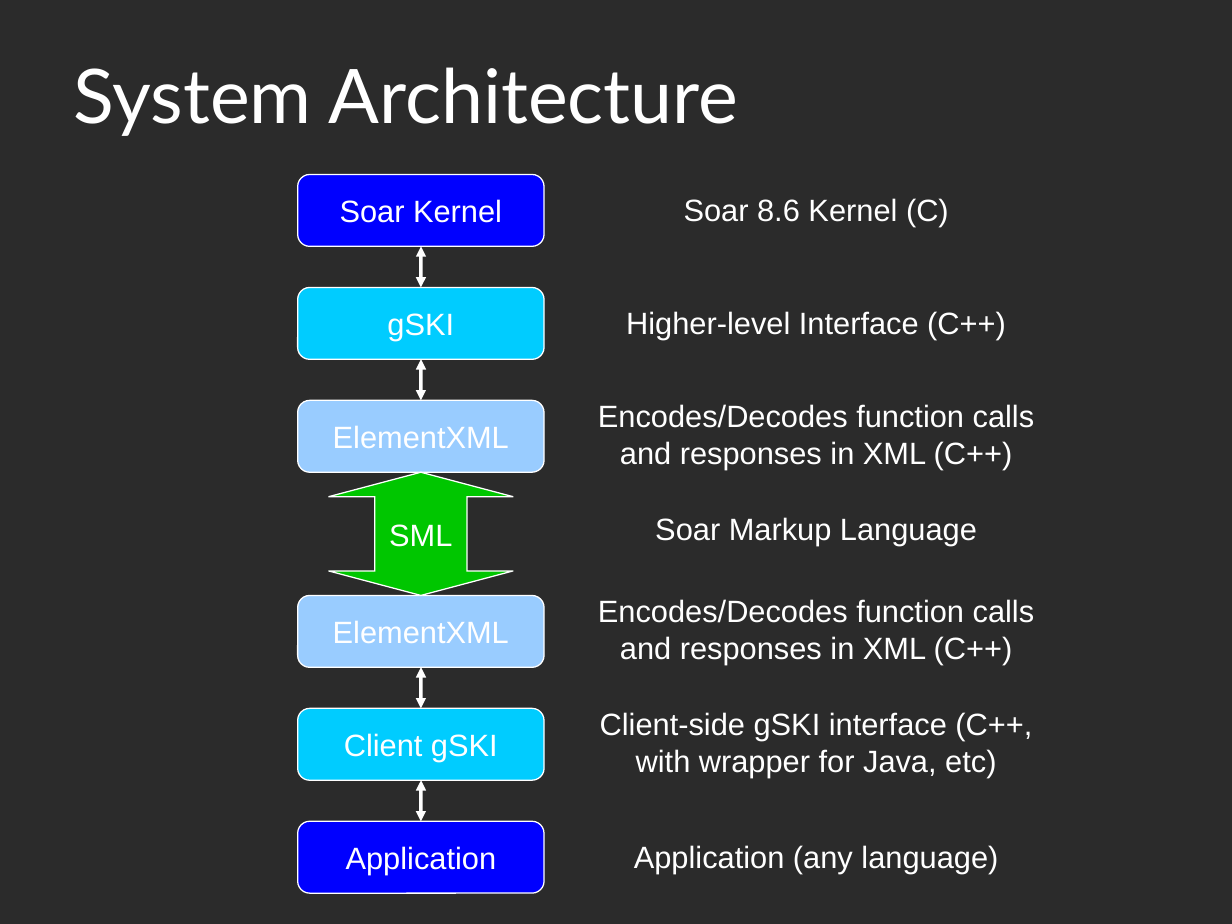
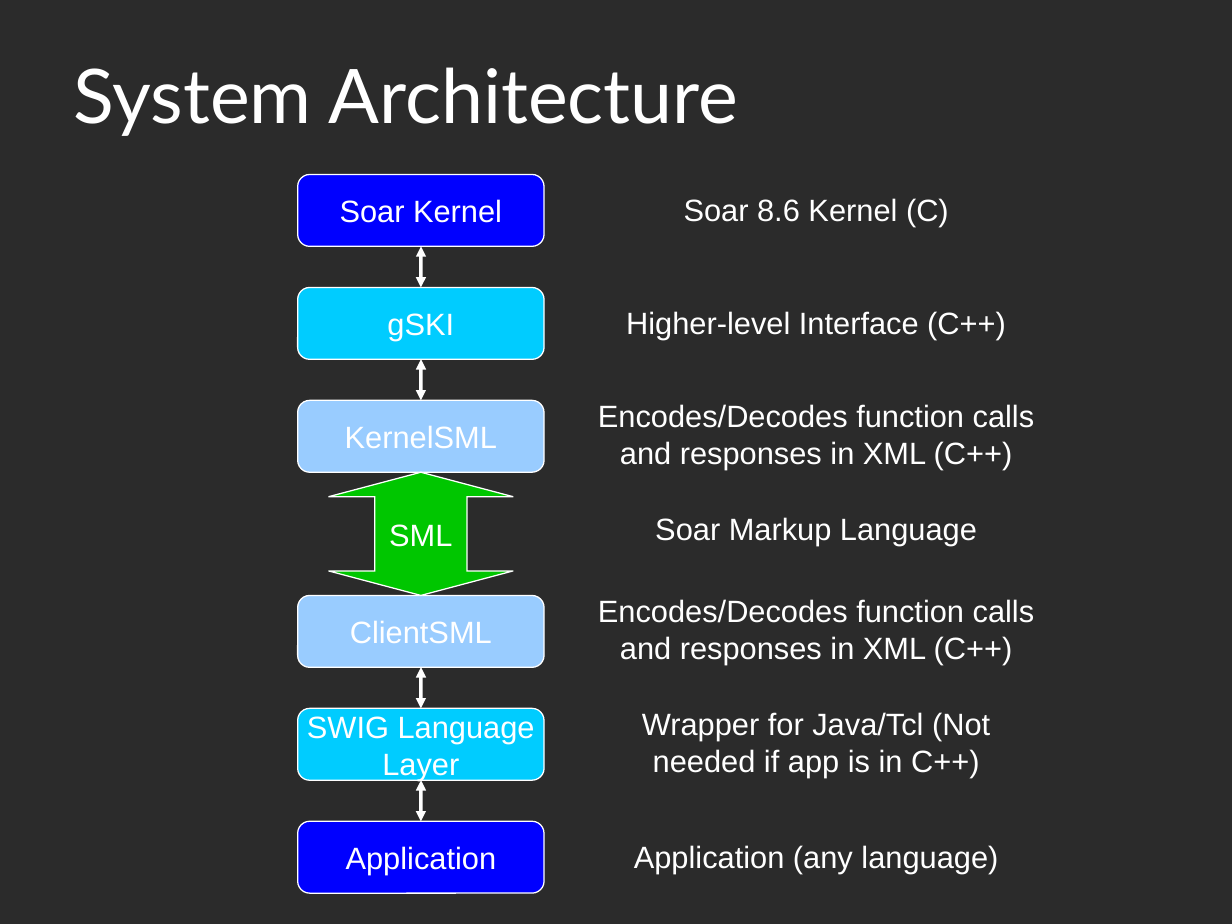
Before and after one commit to SoarGroup/Soar, a slide deck: slide 2 of Documentation/SML High-level presentation.ppt. Drawn at 1232x924 pixels with LibreOffice and Linux fonts; fonts in the diff are those of the drawing; background and template pictures are left out; a plain dark background stands for a picture behind light text. Boxes give left, top, right and bottom in pixels: in the first picture for what was removed or moved away, otherwise in the second. Text is boxed around its words. In the diff, an @@ line names an element or a change of style, - is before the commit and + after.

```diff
--- a/Documentation/SML High-level presentation.ppt
+++ b/Documentation/SML High-level presentation.ppt
@@ text in rounded rectangle at (x1=345, y1=426, x2=497, y2=448): text changed @@
-ElementXML
+KernelSML
@@ text in rounded rectangle at (x1=350, y1=621, x2=492, y2=643): text changed @@
-ElementXML
+ClientSML
@@ text in rounded rectangle at (x1=307, y1=716, x2=535, y2=780): text changed @@
-Client gSKI
+SWIG Language
+Layer
@@ text at (x1=642, y1=712, x2=990, y2=777): text changed @@
-Client-side gSKI interface (C++, with wrapper for Java, etc)
+Wrapper for Java/Tcl (Not needed if app is in C++)
```
Also in this commit, not shown: 1 other slide changed, 3 slides added, 3 slides removed.
